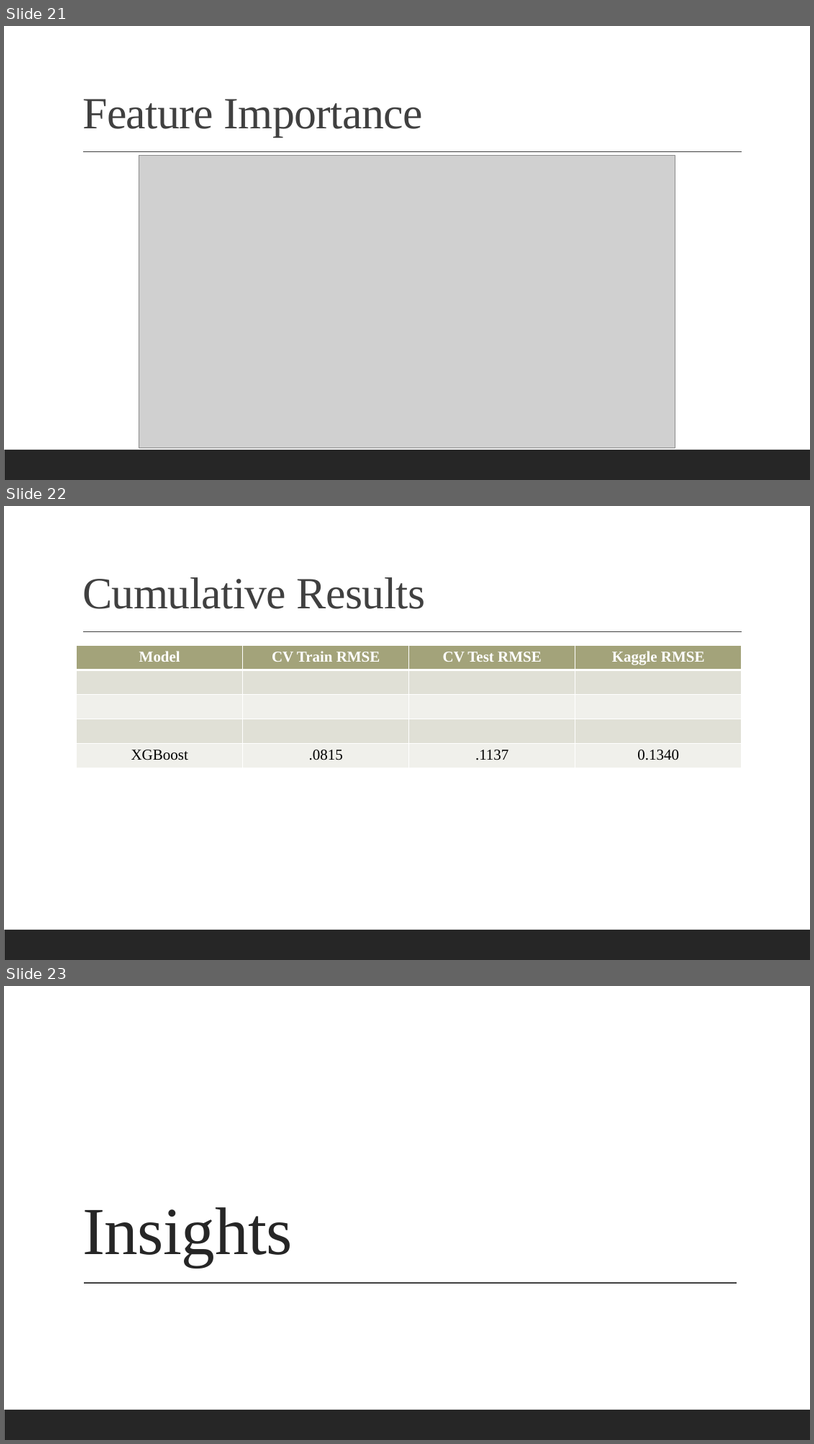
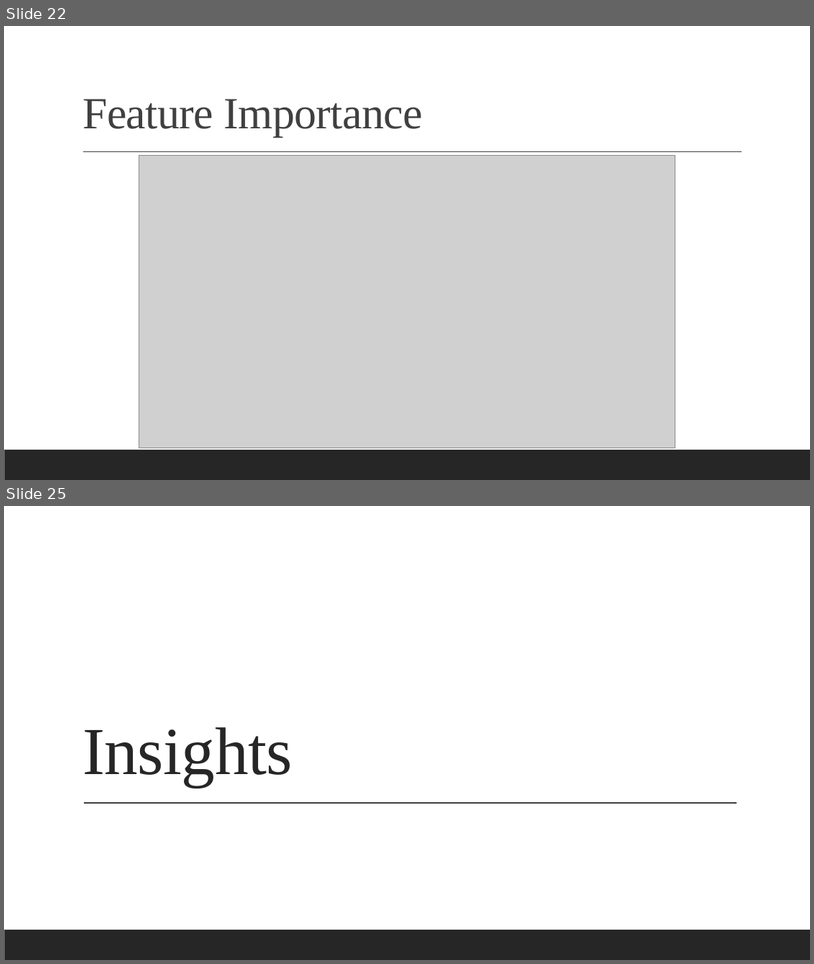
Before and after one commit to jah377/Kaggle-Machine-Learning-Housing-Project-, a slide deck: house_of_cardinality.pptx. Shown one above the other, each under a label of ours: slides 21, 22 and 23 before the commit, slides 22 and 25 after it; the slides between them are not shown. The pictures are 814x1444 and 814x964 pixels, drawn with LibreOffice and Linux fonts; fonts in the diff are those of the drawing; grey boxes stand for pictures. Boxes give left, top, right and bottom in pixels: in the first picture for what was removed or moved away, otherwise in the second. Text is boxed around its words. In the diff, an @@ line names an element or a change of style, - is before the commit and + after.

```diff
--- a/house_of_cardinality.pptx
+++ b/house_of_cardinality.pptx
@@ slide 22 removed at (4,506,810,960), background #FFFFFF; not listed: 2 template elements that a slide beside it also shows @@
@@ title removed at (82,577,426,609) @@
-Cumulative Results
@@ table removed at (77,646,742,769), 5 rows, 4 columns @@
-Model | CV Train RMSE | CV Test RMSE | Kaggle RMSE
- |  |  | 
- |  |  | 
- |  |  | 
-XGBoost | .0815 | .1137 | 0.1340
@@ what was slide 21 is now slide 22 @@
@@ what was slide 23 is now slide 25 @@
```
Also in this commit, not shown: 1 slide changed, 3 slides added.
